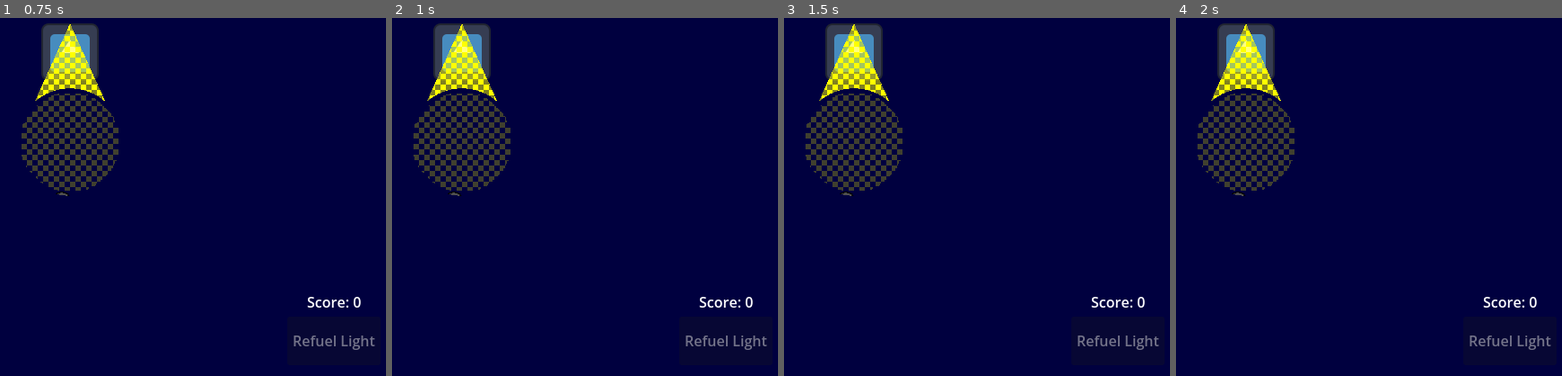
Above: before the commit, frames 1-4 (left to right).
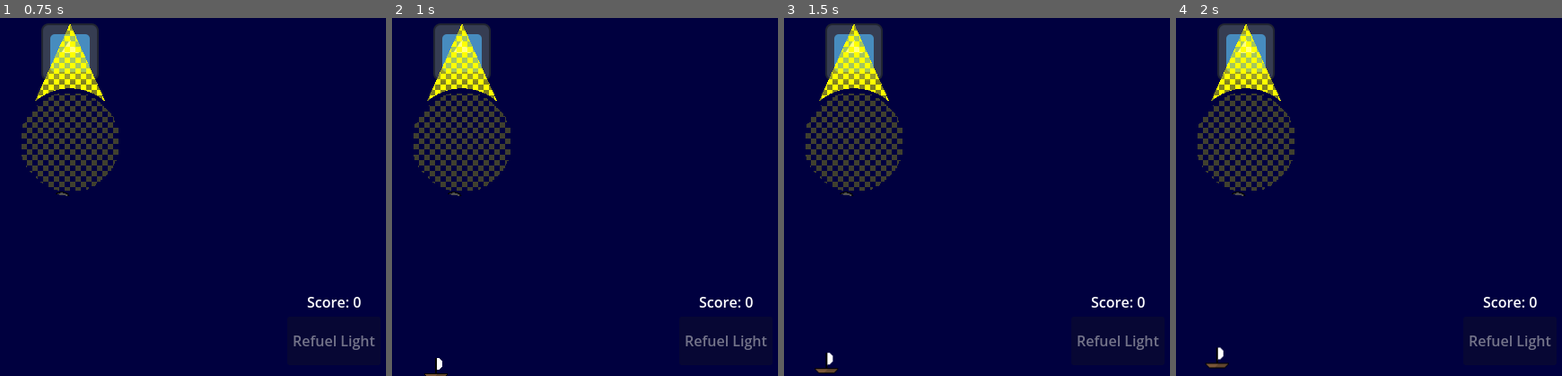
Above: after the commit, the same moments.

Repository: hammy275/lighthouse-operator
Game: Godot game, scene res://Scenes/game.tscn
The game is run twice, just before and just after one commit, with the same random seed, the same clock (stepped at 60 frames per second) and the same inputs. The engine's default icon, where the game draws it, is replaced by a stand-in: a white triangle on a blue panel in a dark square.
Inputs:
- Up to frame 1 (0.75 s): click "Refuel Light" at 0.5 s
- Up to frame 2 (1 s): no input
- Up to frame 3 (1.5 s): hold Right (move_right) from 1.28 s (still down)
- Up to frame 4 (2 s): keep holding Right (move_right)

Frame 1 is identical in both runs. In frame 2, 0.1% of the frame differs, in the area x 8-15%, y 94-100%; in frame 3, 0.1%; in frame 4, 0.2%, in the area x 7-14%, y 91-98%.

Commit message:
Collision Fix and Cleanup

Diff:
--- a/Scripts/game.gd
+++ b/Scripts/game.gd
@@ -39,7 +39,7 @@
 func reset_ship_spawn_timer() -> void:
 	if not self.did_first_ship_spawn:
 		# Give the player 30 seconds to get their bearings and find obstacles.
-		$ShipSpawnTimer.start(30.0)
+		$ShipSpawnTimer.start(1.0)
 		self.did_first_ship_spawn = true
 	else:
 		var random = randf() * 2.0 - 1.0
@@ -137,14 +137,6 @@
 			return true
 	return false
 
-func point_in_obstacle(point: Vector2):
-	if 320 < point.x and point.x < 400 and 320 < point.y and point.y < 400:
-		return true
-	for rock in self.get_rocks():
-		if rock.get_collision_rect().has_point(point):
-			return true
-	return false
-
 
 func get_rocks() -> Array[Rock]:
 	var rocks: Array[Rock]
--- a/Scripts/rock.gd
+++ b/Scripts/rock.gd
@@ -62,11 +62,3 @@
 	rock_shader.set_shader_parameter("circle_center", Global.lighthouse.get_light_center())
 	rock_shader.set_shader_parameter("radius_squared", Global.lighthouse.get_light_radius_squared())
 	queue_redraw()
-
-## Get the collision rectangle for this rock in world space.
-func get_collision_rect() -> Rect2:
-	if not self.built_collision_rect:
-		# Need to translate from local space to world space.
-		self.collision_rect = Rect2(self.position.x, self.position.y, self.collision_rect.size.x, self.collision_rect.size.y)
-		self.built_collision_rect = true
-	return self.collision_rect
--- a/Scripts/ship.gd
+++ b/Scripts/ship.gd
@@ -78,7 +78,7 @@
 	for child in area.get_children():
 		if child is CollisionShape2D:
 			var rect: Rect2 = child.shape.get_rect()
-			return Rect2(child.global_position.x, child.global_position.y, rect.size.x, rect.size.y)
+			return Rect2(rect.position.x + child.global_position.x, rect.position.y + child.global_position.y, rect.size.x, rect.size.y)
 	return Rect2()  # Unreachable if all areas uphold the doc mentioned above
 
 
